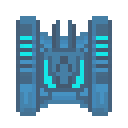
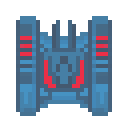
Revision of a layered 128x128 image; what changed, layer by layer:
added layer "Layer 1 copy 2" above "Layer 1 copy" over [20, 36, 108, 88]
